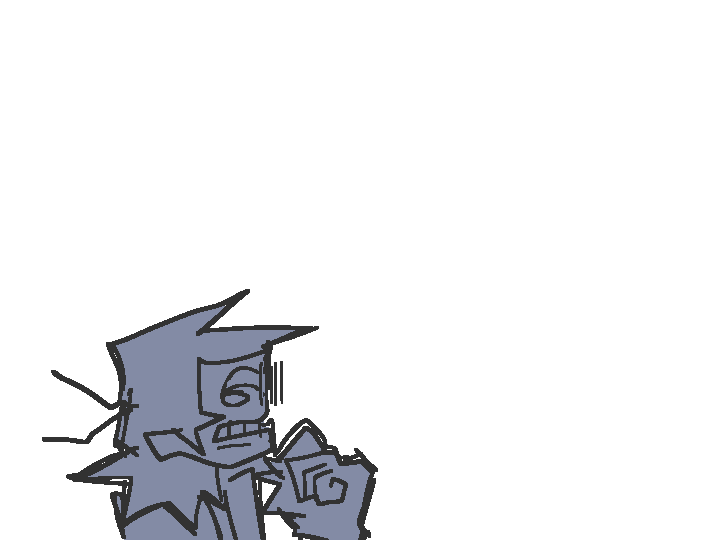
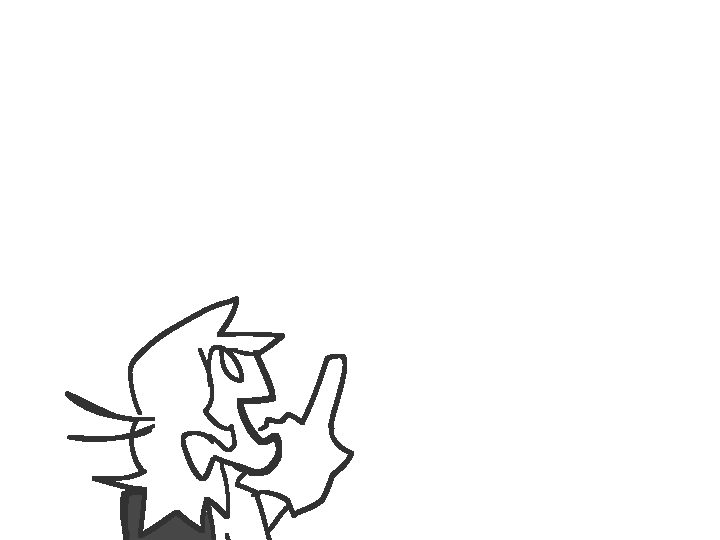
Revision of a layered (720, 540) image; what changed, layer by layer:
painted on "lana" over [42, 289, 378, 540]
painted on "color" over [64, 289, 378, 540]
